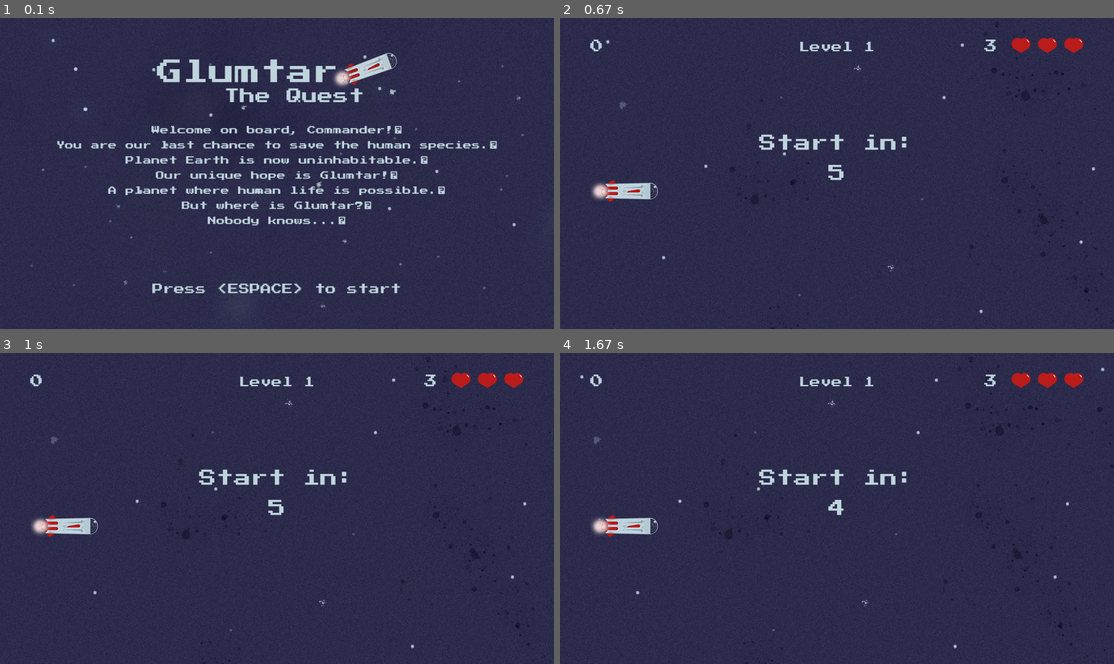
Above: before the commit, frames 1-4 (two rows, left to right).
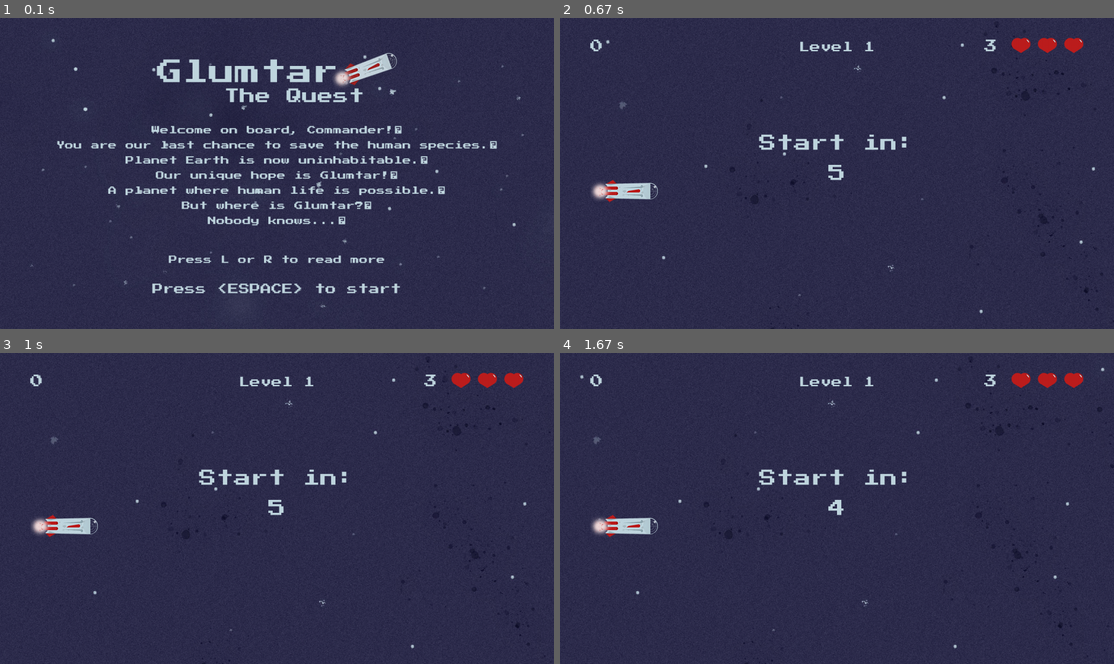
Above: after the commit, the same moments.

Repository: AdrianFSN/proyecto-final-pygame-quest
Game: pygame game, started from main.py
The game is run twice, just before and just after one commit, with the same random seed, the same clock (stepped at 60 frames per second) and the same inputs.
Inputs:
- Up to frame 1 (0.1 s): no input
- Up to frame 2 (0.67 s): tap Space at 0.33 s
- Up to frame 3 (1 s): no input
- Up to frame 4 (1.67 s): no input

The runs differ from the first frame. In frame 1, 0.4% of the frame differs, in the area x 30-70%, y 76-79%; in frame 2, nothing differs; in frame 3, nothing differs; in frame 4, nothing differs.

Commit message:
feat: añado texto read more

Diff:
--- a/glumtar/scenes.py
+++ b/glumtar/scenes.py
@@ -16,6 +16,8 @@
 
 
 class FrontPage(Scene):
+    read_more_bottom_margin = 150
+    font_size_correction = FONT_SIZE - 10
 
     def __init__(self, screen):
         super().__init__(screen)
@@ -83,6 +85,7 @@
             self.add_escape_message()
             self.available_messages[self.reader_pointer].draw_message(
                 self.screen)
+            self.add_read_more_message()
 
             pygame.display.flip()
 
@@ -106,6 +109,17 @@
         self.pos_Y = HEIGHT - BOTTOM_MARGIN_LIMIT - title_render.get_height()
         self.screen.blit(
             title_render, (self.pos_X, self.pos_Y))
+
+    def add_read_more_message(self):
+        read_more_title = "Press L or R to read more"
+        self.font_style = pygame.font.Font(
+            self.font_route, self.font_size_correction)
+        read_more_render = self.font_style.render(
+            read_more_title, True, COLUMBIA_BLUE)
+        self.pos_X = (WIDTH - read_more_render.get_width())/2
+        self.pos_Y = HEIGHT - self.read_more_bottom_margin - read_more_render.get_height()
+        self.screen.blit(
+            read_more_render, (self.pos_X, self.pos_Y))
 
 
 class MatchLevel1(Scene):
